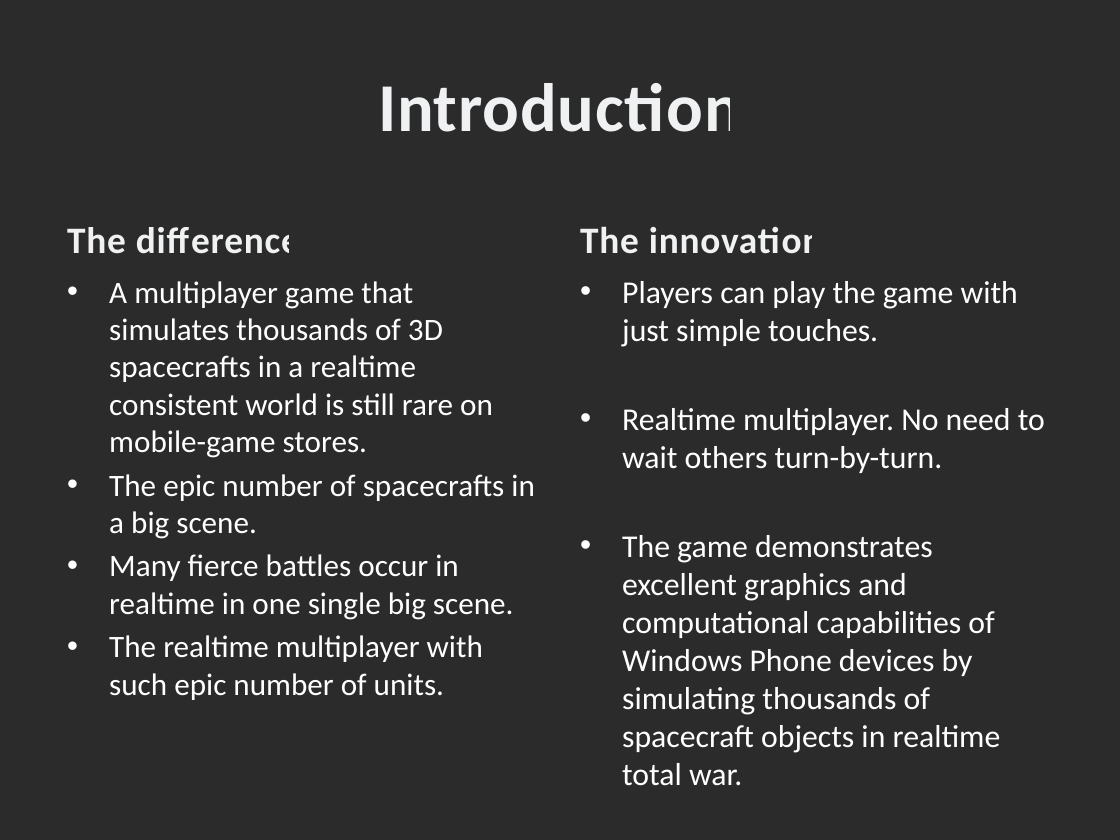
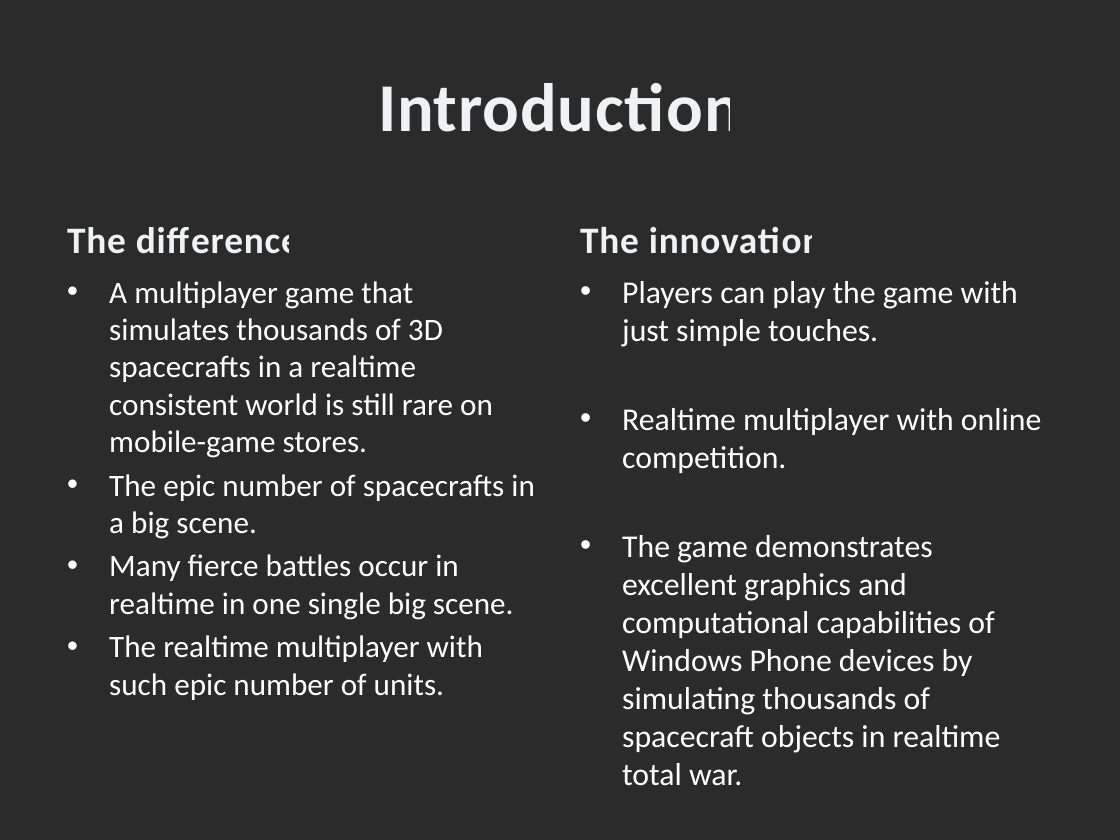
Before and after one commit to ntchung/cosmonova, a slide deck: slide 3 of Docs/GDD.pptx. Drawn at 1120x840 pixels with LibreOffice and Linux fonts; fonts in the diff are those of the drawing; background and template pictures are left out; a plain dark background stands for a picture behind light text. Boxes give left, top, right and bottom in pixels: in the first picture for what was removed or moved away, otherwise in the second. Text is boxed around its words. In the diff, an @@ line names an element or a change of style, - is before the commit and + after.

```diff
--- a/Docs/GDD.pptx
+++ b/Docs/GDD.pptx
@@ text at <box>622,408,1041,473</box>: text changed @@
-• Realtime multiplayer. No need to wait others turn-by-turn.
+• Realtime multiplayer with online competition.
```
Also in this commit, not shown: 1 other slide changed, 8 slides added, 40 other files.
